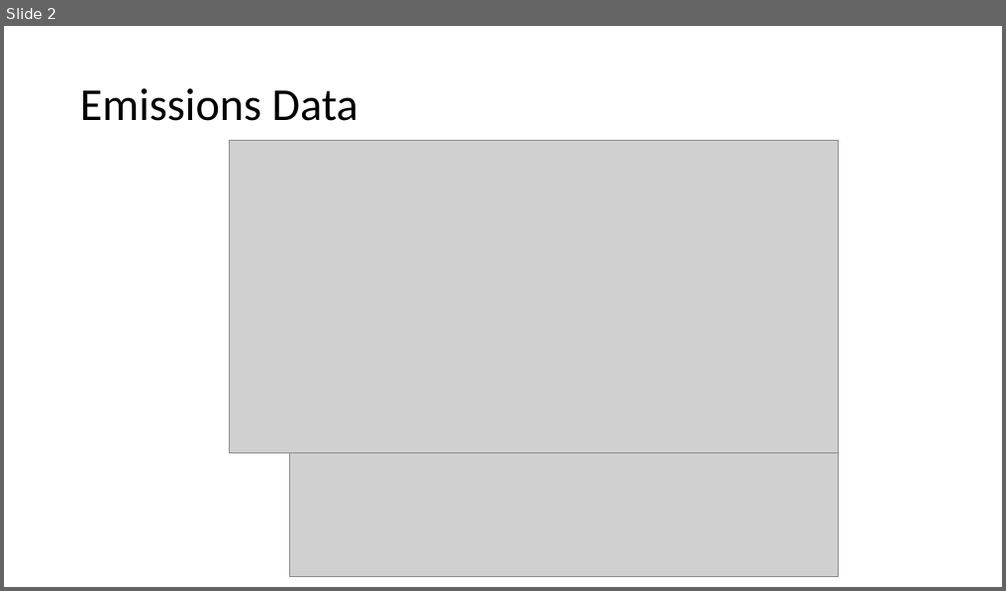
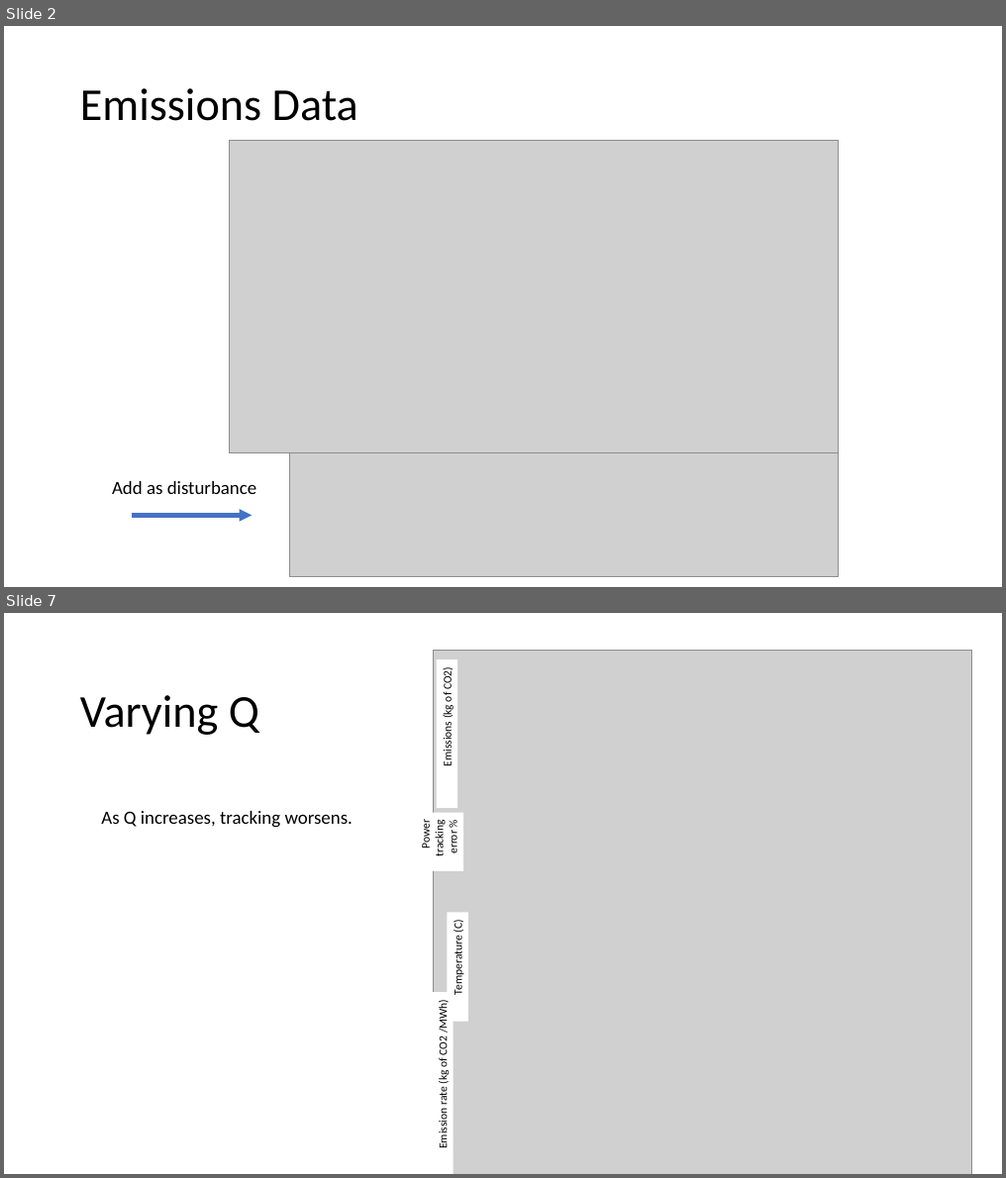
Before and after one commit to vijay092/lcdmpc, a slide deck: emissions.pptx. Shown one above the other, each under a label of ours: slide 2 before the commit, slides 2 and 7 after it; the slides between them are not shown. The pictures are 1006x591 and 1006x1178 pixels, drawn with LibreOffice and Linux fonts; fonts in the diff are those of the drawing; grey boxes stand for pictures. Boxes give left, top, right and bottom in pixels: in the first picture for what was removed or moved away, otherwise in the second. Text is boxed around its words. In the diff, an @@ line names an element or a change of style, - is before the commit and + after.

```diff
--- a/emissions.pptx
+++ b/emissions.pptx
@@ slide 7 added at (4, 613, 1002, 1174), background #FFFFFF @@
@@ picture added at (433, 651, 972, 1174) @@
@@ rectangle added at (437, 660, 458, 808), fill #FFFFFF, 11 pt, text #000000 @@
+Emissions (kg of CO2)
@@ title added at (80, 695, 259, 735), 44 pt, text #000000 @@
+Varying Q
@@ text added at (101, 811, 352, 828), 18 pt, text #000000 @@
+As Q increases, tracking worsens.
@@ rectangle added at (414, 813, 463, 871), fill #FFFFFF, 11 pt, text #000000 @@
+Power tracking error %
@@ rectangle added at (447, 913, 468, 1022), fill #FFFFFF, 11 pt, text #000000 @@
+Temperature (C)
@@ rectangle added at (432, 992, 453, 1174), fill #FFFFFF, 11 pt, text #000000 @@
+Emission rate (kg of CO2 /MWh)
@@ slide 2 changed as well @@
@@ text added at (112, 481, 256, 494), 18 pt, text #000000 @@
+Add as disturbance
@@ arrow added from (132, 516) to (252, 516), #4472C4 4 pt @@
```
Also in this commit, not shown: 13 other slides added, 2 slides removed, 6 other files.
